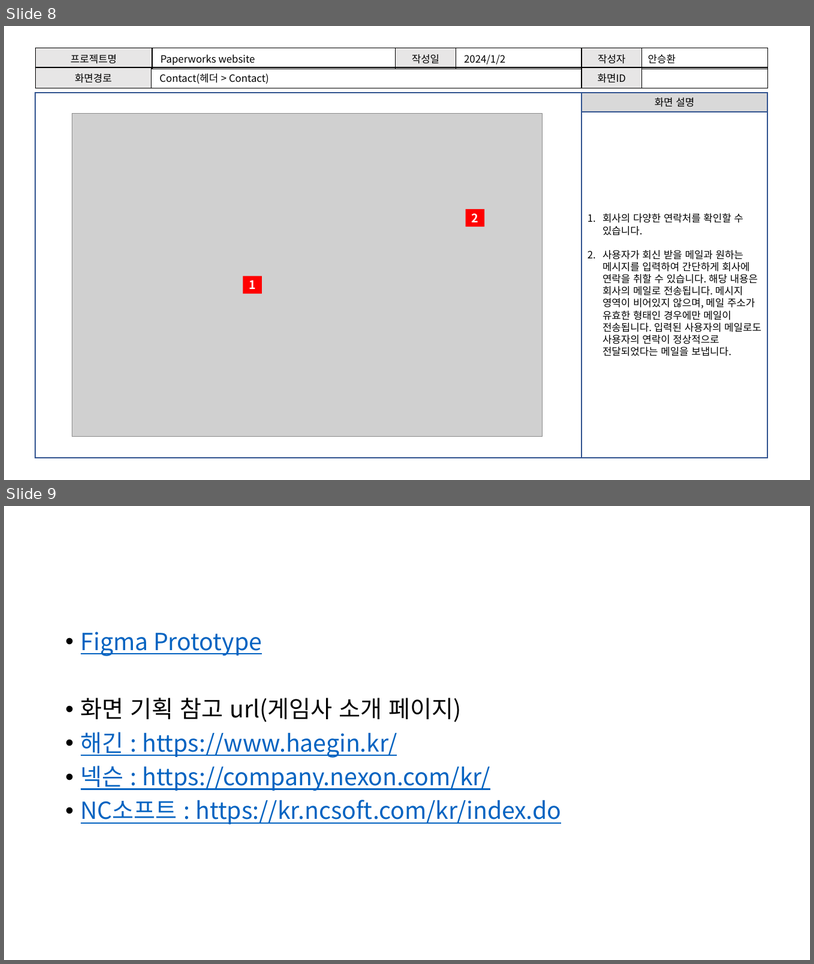
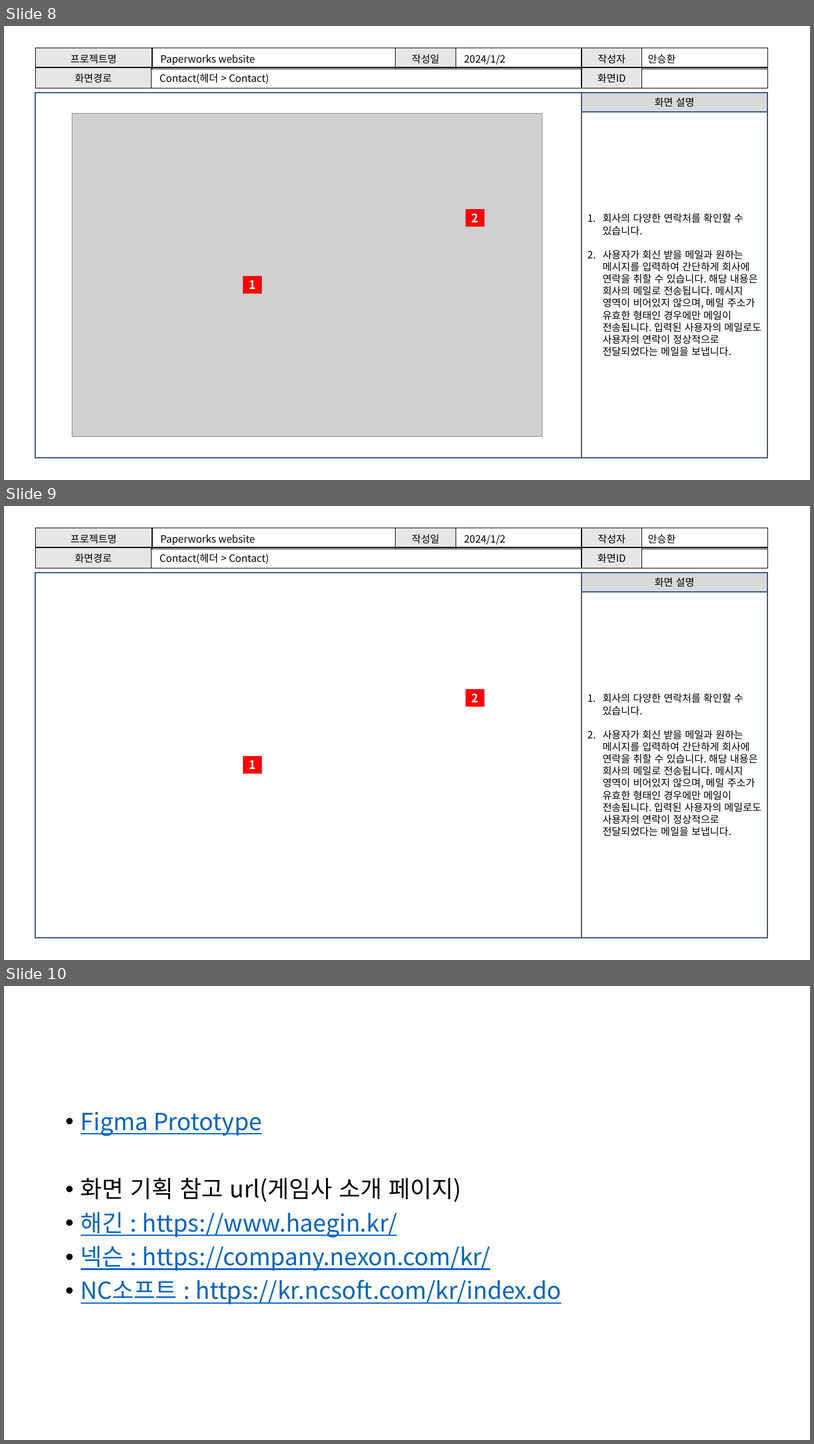
Before and after one commit to Awhn/paperworksweb, a slide deck: docs/코멘토_기획_화면설계서 양식.pptx. Shown one above the other, each under a label of ours: slides 8 and 9 before the commit, slides 8, 9 and 10 after it. The pictures are 814x964 and 814x1444 pixels, drawn with LibreOffice and Linux fonts; fonts in the diff are those of the drawing; grey boxes stand for pictures. Boxes give left, top, right and bottom in pixels: in the first picture for what was removed or moved away, otherwise in the second. Text is boxed around its words. In the diff, an @@ line names an element or a change of style, - is before the commit and + after.

```diff
--- a/docs/코멘토_기획_화면설계서 양식.pptx
+++ b/docs/코멘토_기획_화면설계서 양식.pptx
@@ slide 9 added at [4,506,810,960], background #FFFFFF @@
@@ table added at [35,528,395,549], 1 rows, 2 columns @@
+프로젝트명 | Paperworks website
@@ table added at [396,528,582,549], 1 rows, 2 columns @@
+작성일 | 2024/1/2
@@ table added at [582,528,768,549], 1 rows, 2 columns @@
+작성자 | 안승환
@@ table added at [35,548,582,568], 1 rows, 2 columns @@
+화면경로 | Contact(헤더 > Contact)
@@ table added at [582,548,768,568], 1 rows, 2 columns @@
+화면ID | 
@@ rectangle added at [35,573,582,938], outline #325490 1.5 pt @@
@@ rectangle added at [582,573,768,592], fill #D9D9D9, outline #325490 1.5 pt, 12 pt, text #000000 @@
+화면 설명
@@ rectangle added at [582,592,768,938], outline #325490 1.5 pt, 12 pt, text #000000 @@
+1. 회사의 다양한 연락처를 확인할 수 있습니다.
+2. 사용자가 회신 받을 메일과 원하는 메시지를 입력하여 간단하게 회사에 연락을 취할 수 있습니다. 해당 내용은 회사의 메일로 전송됩니다. 메시지 영역이 비어있지 않으며, 메일 주소가 유효한 형태인 경우에만 메일이 전송됩니다. 입력된 사용자의 메일로도 사용자의 연락이 정상적으로 전달되었다는 메일을 보냅니다.
@@ rectangle added at [466,688,485,706], fill #FF0000, 14 pt, text #FFFFFF, bold @@
+2
@@ rectangle added at [243,756,262,774], fill #FF0000, 14 pt, text #FFFFFF, bold @@
+1
@@ what was slide 9 is now slide 10 @@
```
Also in this commit, not shown: 1 slide changed, 1 other file.
